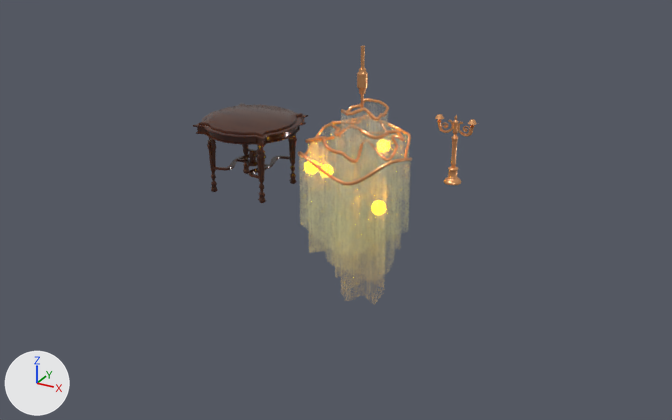
An edit to the Blender file BlenderProjects/HallProps.blend, drawn before and after from the same camera.
Camera for both pictures: a 50 mm lens placed at (11.0, -40.9, 16.8), pointed at (-11.5, 0.0, -3.7). Arrows for +X, +Y and +Z are at lower left; the lights stay in place. The first picture is the older version.
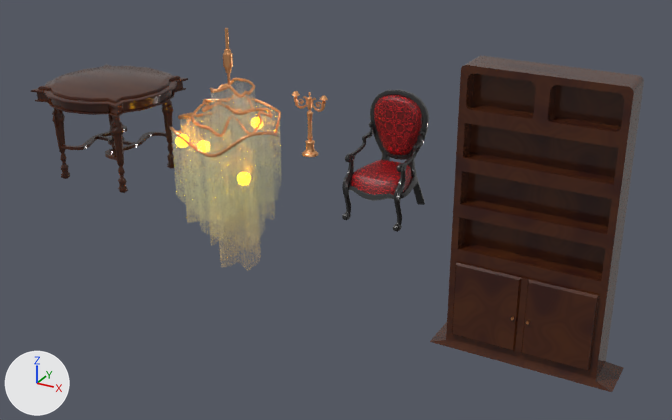
The change, as a list of edits to the scene's bpy script:
```text
Add mat_material_005:
    mat_material_005 = bpy.data.materials.new('Material.005')
    # nodes: BsdfPrincipled, Mapping, OutputMaterial, TexCoord, TexMagic, TexVoronoi, ValToRGB
    # colours: red #850504, dark red #360504, red #ff0d21
Change ob_cube:
    ob_cube.location: (-10.01, 2.71, -0.56) -> (-18.28, 2.71, -0.56)
Change ob_cube_001:
    ob_cube_001.location: (-12.42, 0.66, -1.8) -> (-20.7, 0.66, -1.8)
Change ob_cube_002:
    ob_cube_002.location: (-11.73, -2.18, -0.47) -> (-20.0, -2.18, -0.47)
Change ob_cube_003:
    ob_cube_003.location: (-8.11, -1.58, -2.22) -> (-16.38, -1.58, -2.22)
Change ob_cylinder:
    ob_cylinder.location: (-9.99, 0.08, 4.83) -> (-18.26, 0.08, 4.83)
Change ob_orniments:
    ob_orniments.location: (-9.99, 0.08, 1.11) -> (-18.26, 0.08, 1.11)
Change ob_orniments_001:
    ob_orniments_001.location: (-9.99, 0.08, -0.91) -> (-18.26, 0.08, -0.91)
Change ob_nurbspath:
    ob_nurbspath.location: (-4.81, 0.02, 0.99) -> (-13.08, 0.02, 0.99)
Change ob_béziercurve:
    ob_béziercurve.location: (-4.81, 0.02, 0.99) -> (-13.08, 0.02, 0.99)
Change ob_béziercurve_001:
    ob_béziercurve_001.location: (-4.81, 0.02, 0.99) -> (-13.08, 0.02, 0.99)
Change ob_circle:
    ob_circle.location: (-16.82, 0.02, -0.56) -> (-26.86, 0.02, -0.38)
    ob_circle.scale: (1.27, 1.27, 1.27) -> (1.79, 1.79, 1.79)
Change ob_nurbspath_001:
    ob_nurbspath_001.location: (-16.82, 0.02, -0.56) -> (-26.86, 0.02, -0.38)
    ob_nurbspath_001.scale: (1.27, 1.27, 1.27) -> (1.79, 1.79, 1.79)
Change ob_béziercurve_002:
    ob_béziercurve_002.location: (-16.82, 0.02, -1.85) -> (-26.86, 0.02, -2.21)
    ob_béziercurve_002.scale: (1.27, 1.27, 1.27) -> (1.79, 1.79, 1.79)
Add ob_cube_006:
    ob_cube_006 = bpy.data.objects.new('Cube.006', me_cube_002)  # 582 vertices, 524 faces, 4 loose edges; spans x -4.8..4.8, y -1.4..1.3, z -7.8..7.3; in mat_material_001 (beige #ffb981)
    ob_cube_006.location = (-0.29, -0.21, -1.65)
Add ob_béziercurve_004:
    ob_béziercurve_004 = bpy.data.objects.new('BézierCurve.004', me_mesh_001)  # 571 vertices, 562 faces; spans x 1.26..1.68, y -0.17..3.13, z -1.64..2.87; in mat_material_004 (black #2c2c2c); modifiers MIRROR
    ob_béziercurve_004.location = (-8.56, -1.68, -1.65)
Add ob_cube_005:
    ob_cube_005 = bpy.data.objects.new('Cube.005', me_cube_001)  # 16 vertices, 14 faces; spans x -1.33..1.33, y -1.16..0.58, z -0.75..1.13; modifiers SUBSURF
    ob_cube_005.location = (-8.56, 1.43, 0.9)
    ob_cube_005.scale = (1.18, 0.432, 1.79)
Add ob_béziercurve_003:
    ob_béziercurve_003 = bpy.data.objects.new('BézierCurve.003', me_béziercurve_003)  # 537 vertices, 536 faces; spans x -1.68..1.68, y -0.19..5.84, z -3.58..1.07; in mat_material_004 (black #2c2c2c)
    ob_béziercurve_003.location = (-8.56, -1.79, -1.65)
    ob_béziercurve_003.rotation_euler = (0.785, 0.0, 0.0)  # degrees (45, 0, 0)
Add ob_cube_004:
    ob_cube_004 = bpy.data.objects.new('Cube.004', me_cube)  # 32 vertices, 30 faces; spans x -1.49..1.48, y -1.86..1.46, z -0.54..0.39; modifiers SUBSURF
    ob_cube_004.location = (-8.56, 0.0, -1.03)
```

Pixel boxes [x1, y1, x2, y2] of what changed, in the pictures (672 x 420 px):
'Cube.006', added (brown)
    after: [430, 56, 644, 392]
'Circle', moved, rescaled (36% wider, 20% taller)
    before: [193, 103, 308, 147]
    after: [31, 64, 188, 117]
'Orniments.001', moved
    before: [299, 106, 409, 302]
    after: [172, 82, 281, 266]
'Orniments', moved
    before: [297, 98, 412, 186]
    after: [170, 77, 281, 157]
'NurbsPath.001', moved, rescaled (37% wider, 34% taller)
    before: [207, 134, 297, 203]
    after: [52, 100, 176, 193]
'Cube.005', added (red)
    after: [374, 95, 422, 156]
'BézierCurve.003', added (black)
    after: [348, 90, 429, 205]
'Cube.004', added (red)
    after: [351, 160, 411, 195]
'BézierCurve.002', moved, rescaled
    before: [212, 148, 290, 179]
    after: [60, 125, 166, 160]
'BézierCurve.004', added
    after: [342, 122, 425, 232]
'NurbsPath', moved
    before: [444, 115, 462, 185]
    after: [302, 92, 318, 157]
'Cylinder', moved
    before: [357, 46, 368, 108]
    after: [223, 28, 233, 86]
'BézierCurve.001', moved
    before: [435, 114, 477, 137]
    after: [292, 91, 328, 112]
'Cube.003', moved
    before: [372, 201, 386, 215]
    after: [237, 172, 250, 185]
'BézierCurve', moved
    before: [440, 120, 470, 135]
    after: [297, 96, 322, 110]
'Cube.002', moved
    before: [305, 160, 318, 174]
    after: [176, 135, 189, 148]
'Cube', moved
    before: [377, 139, 390, 152]
    after: [251, 117, 263, 129]
'Cube.001', moved
    before: [320, 165, 333, 178]
    after: [198, 140, 210, 152]
